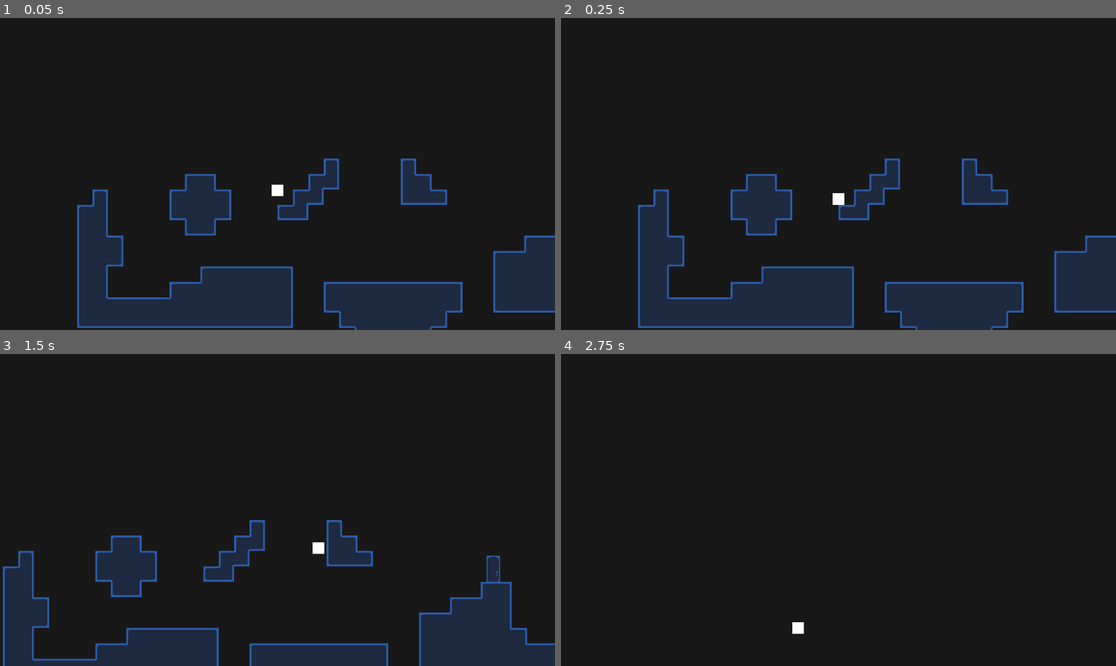
Above: before the commit, frames 1-4 (two rows, left to right).
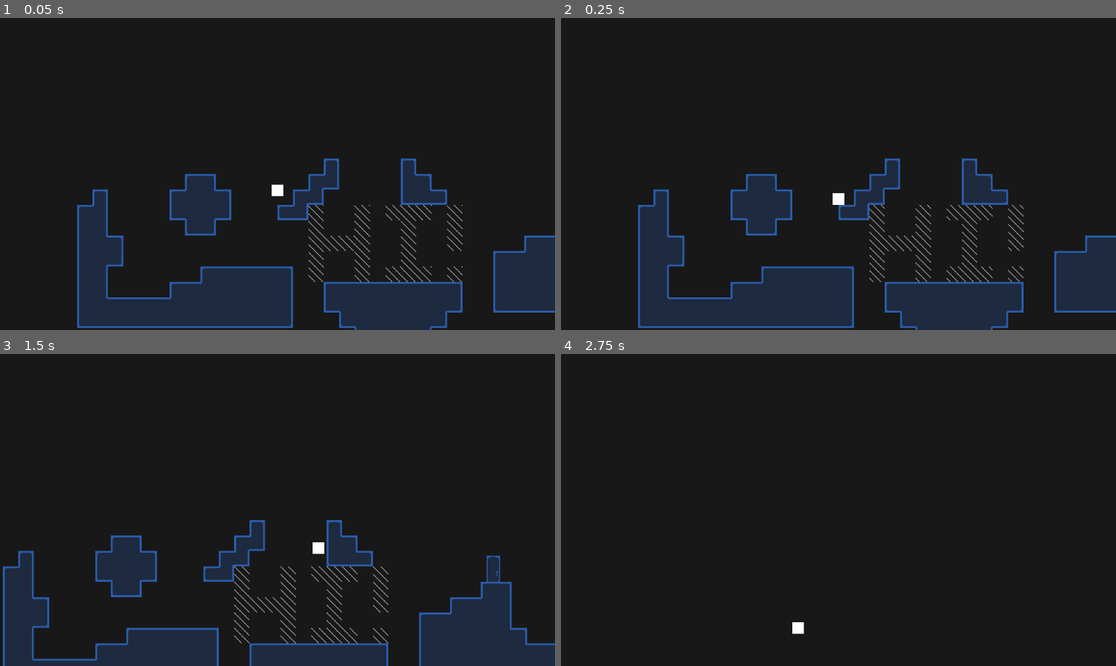
Above: after the commit, the same moments.

Repository: trainb0y/brackeys-2024-1
Game: Godot game, scene res://Scenes/test.tscn
The game is run twice, just before and just after one commit, with the same random seed, the same clock (stepped at 60 frames per second) and the same inputs.
Inputs:
- Up to frame 1 (0.05 s): no input
- Up to frame 2 (0.25 s): no input
- Up to frame 3 (1.5 s): tap Enter at 0.5 s; hold Right (player_right) from 0.53 s (still down); tap E (player_use) at 0.6, 1.35 s; tap Space (player_jump) at 0.77 s
- Up to frame 4 (2.75 s): tap Space (player_jump) at 1.52 s; release Right (player_right) at 2.03 s; hold Left (player_left) from 2.03 s (still down); tap E (player_use) at 2.1 s

The runs differ from the first frame. In frame 1, 0.7% of the frame differs, in the area x 55-84%, y 59-85%; in frame 2, 0.7%; in frame 3, 0.7%, in the area x 42-70%, y 67-93%; in frame 4, nothing differs.

Commit message:
s c r o l l

Diff:
--- /dev/null
+++ b/Scenes/scroll.gdshader
@@ -0,0 +1,7 @@
+shader_type canvas_item;
+render_mode unshaded;
+
+void fragment() {
+    vec2 uv = vec2(UV.x + TIME, UV.y);
+    COLOR = texture(TEXTURE, uv);
+}
--- a/Scenes/test.tscn
+++ b/Scenes/test.tscn
@@ -16,10 +16,11 @@
 
 [node name="Blue" type="TileMap" parent="Dimensions"]
 texture_filter = 1
+texture_repeat = 2
 tile_set = ExtResource("4_hioce")
 format = 2
 layer_0/name = "main"
-layer_0/tile_data = PackedInt32Array(65531, 0, 65537, 131067 …(3501 unchanged characters)… 27700, 131072, 0, 131102, 131072, 196608)
+layer_0/tile_data = PackedInt32Array(65531, 0, 65537, 131067 …(3501 unchanged characters)… 27700, 131072, 0, 131102, 131072, 196608, 327682, 1, 0, 262146, 1, 0, 196610, 1, 0, 196611, 1, 0, 196612, 1, 0, 262149, 1, 0, 196613, 1, 0, 327685, 1, 0, 131074, 1, 0, 65538, 1, 0, 65541, 1, 0, 131077, 1, 0, 327687, 1, 0, 327688, 1, 0, 327689, 1, 0, 262152, 1, 0, 196616, 1, 0, 131080, 1, 0, 65544, 1, 0, 65543, 1, 0, 65545, 1, 0, 327691, 1, 0, 196619, 1, 0, 131083, 1, 0, 65547, 1, 0)
 script = ExtResource("3_l5xs3")
 color = Color(0.168627, 0.356863, 0.658824, 1)
 
@@ -41,6 +42,3 @@
 self_modulate = Color(0.168627, 0.356863, 0.658824, 1)
 position = Vector2(136, -47)
 target = NodePath("../../Blue")
-
-[connection signal="body_exited" from="Dimensions/Blue/ToRed" to="Dimensions/Blue/ToRed" method="_on_body_exited"]
-[connection signal="body_exited" from="Dimensions/Red/ToBlue" to="Dimensions/Red/ToBlue" method="_on_body_exited"]
--- a/new_tile_set.tres
+++ b/new_tile_set.tres
@@ -1,6 +1,8 @@
-[gd_resource type="TileSet" load_steps=50 format=3 uid="uid://b3783pg7622vh"]
+[gd_resource type="TileSet" load_steps=54 format=3 uid="uid://b3783pg7622vh"]
 
 [ext_resource type="Texture2D" uid="uid://bcn2834bvca2d" path="res://Sprites/tiles.png" id="1_x7ls8"]
+[ext_resource type="Texture2D" uid="uid://bkaceg4qbuctx" path="res://Sprites/border.png" id="2_ok3dg"]
+[ext_resource type="Shader" path="res://Scenes/scroll.gdshader" id="2_ska6l"]
 
 [sub_resource type="OccluderPolygon2D" id="OccluderPolygon2D_a7fqs"]
 polygon = PackedVector2Array(-8, -8, 8, -8, 8, 8, -8, 8)
@@ -720,6 +722,17 @@
 2:3/1/terrains_peering_bit/top_side = 0
 2:3/1/terrains_peering_bit/top_right_corner = 0
 
+[sub_resource type="ShaderMaterial" id="ShaderMaterial_ysjm6"]
+shader = ExtResource("2_ska6l")
+
+[sub_resource type="TileSetAtlasSource" id="TileSetAtlasSource_p2f2i"]
+texture = ExtResource("2_ok3dg")
+use_texture_padding = false
+0:0/0 = 0
+0:0/0/material = SubResource("ShaderMaterial_ysjm6")
+0:0/0/physics_layer_0/linear_velocity = Vector2(0, 0)
+0:0/0/physics_layer_0/angular_velocity = 0.0
+
 [resource]
 occlusion_layer_0/light_mask = 3
 physics_layer_0/collision_layer = 1
@@ -727,3 +740,4 @@
 terrain_set_0/terrain_0/name = "Terrain 0"
 terrain_set_0/terrain_0/color = Color(0.501961, 0.345098, 0.25098, 1)
 sources/0 = SubResource("TileSetAtlasSource_11f56")
+sources/1 = SubResource("TileSetAtlasSource_p2f2i")
Binary file added: Sprites/border.png
Not shown, added: Sprites/border.png.import
